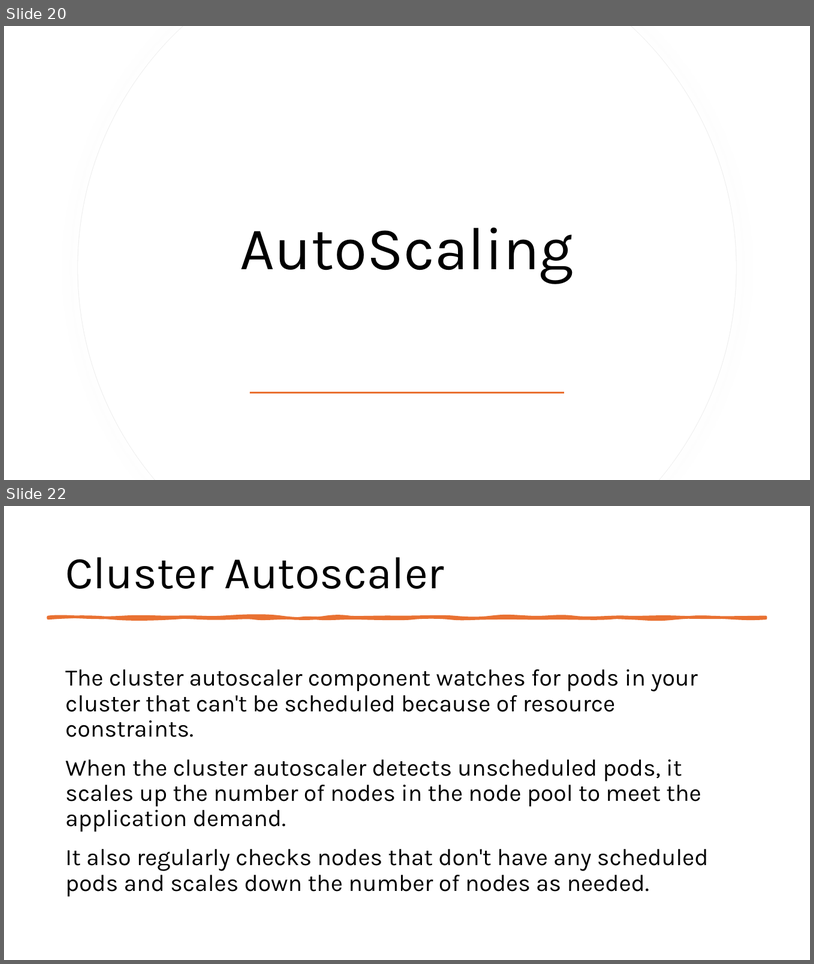
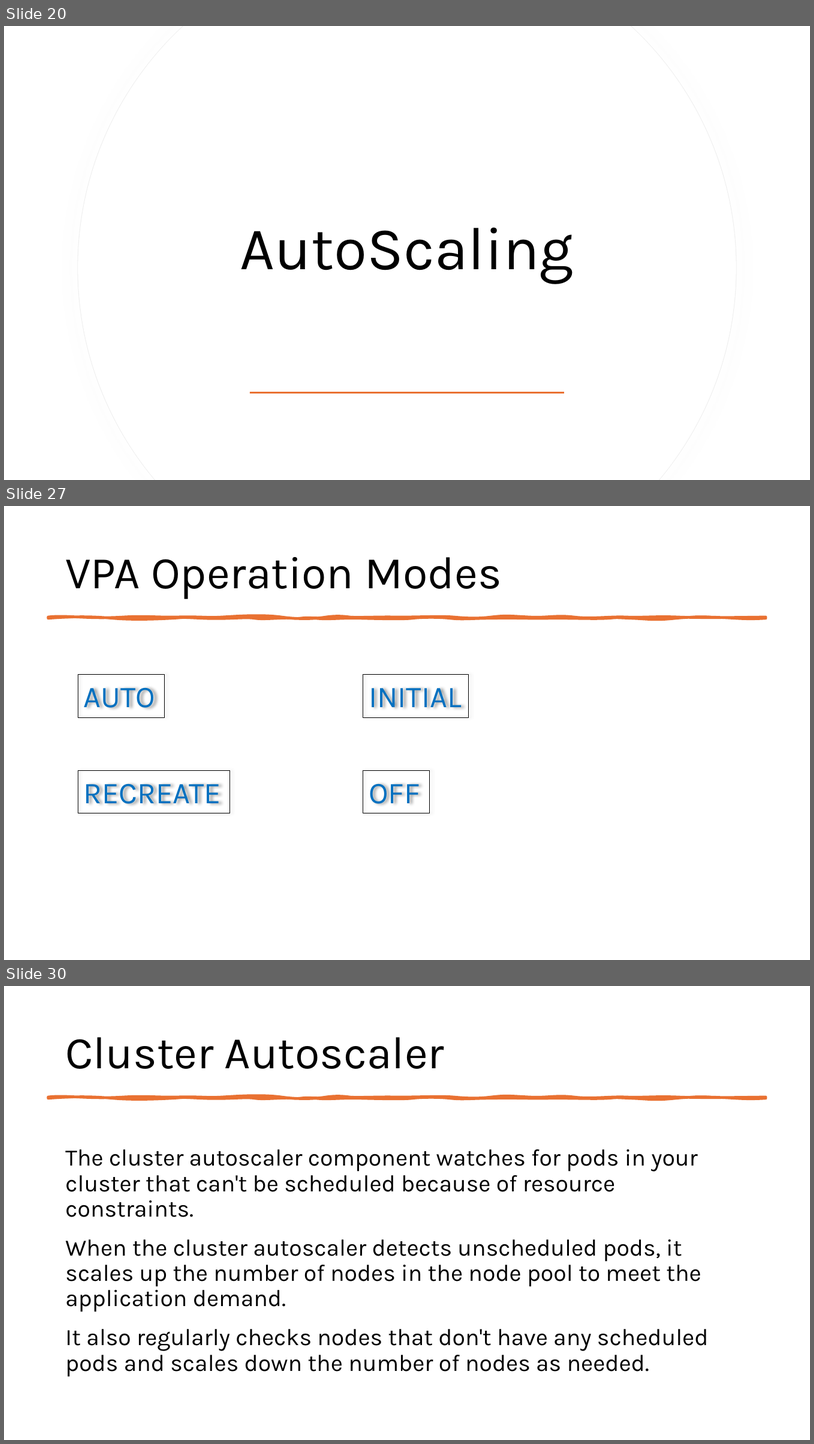
Before and after one commit to fhbilgen/AKSWorkshop, a slide deck: AKS_02_Node_Pools.pptx. Shown one above the other, each under a label of ours: slides 20 and 22 before the commit, slides 20, 27 and 30 after it; the slides between them are not shown. The pictures are 814x964 and 814x1444 pixels, drawn with LibreOffice and Linux fonts; fonts in the diff are those of the drawing. Boxes give left, top, right and bottom in pixels: in the first picture for what was removed or moved away, otherwise in the second. Text is boxed around its words. In the diff, an @@ line names an element or a change of style, - is before the commit and + after.

```diff
--- a/AKS_02_Node_Pools.pptx
+++ b/AKS_02_Node_Pools.pptx
@@ slide 27 added at <box>4,506,810,960</box>, background #FFFFFF @@
@@ title added at <box>65,557,502,599</box>, 54 pt, text #000000 @@
+VPA Operation Modes
@@ freeform shape added at <box>48,617,766,618</box>, fill #E97132, outline #E97132 3.25 pt @@
@@ rectangle added at <box>78,674,164,717</box>, outline #000000 0.25 pt, 36 pt, text #0070C0 @@
+AUTO
@@ rectangle added at <box>363,674,468,717</box>, outline #000000 0.25 pt, 36 pt, text #0070C0 @@
+INITIAL
@@ rectangle added at <box>78,771,230,813</box>, outline #000000 0.25 pt, 36 pt, text #0070C0 @@
+RECREATE
@@ rectangle added at <box>363,771,429,813</box>, outline #000000 0.25 pt, 36 pt, text #0070C0 @@
+OFF
@@ what was slide 22 is now slide 30 @@
```
Also in this commit, not shown: 1 slide changed, 7 other slides added, 7 other files.
